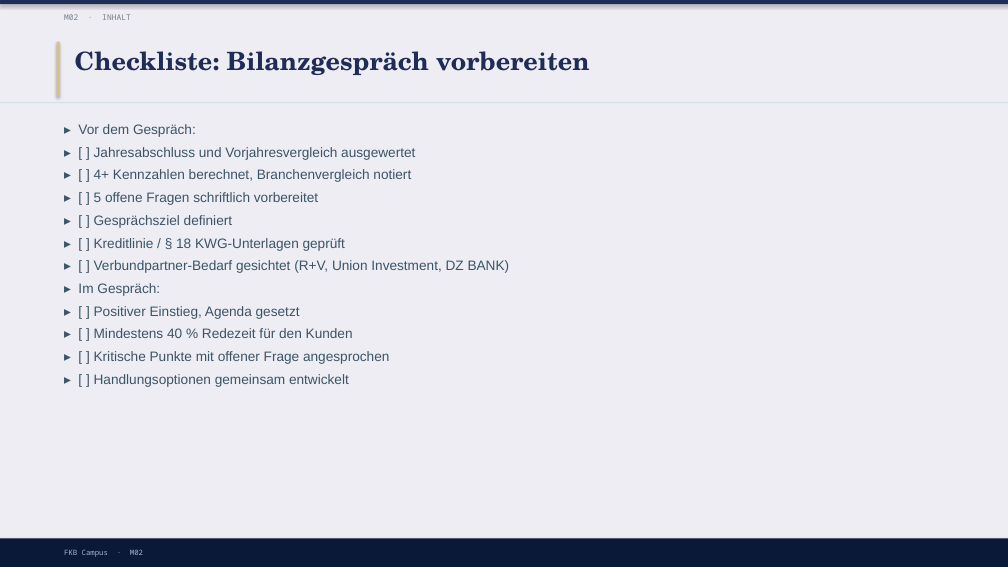
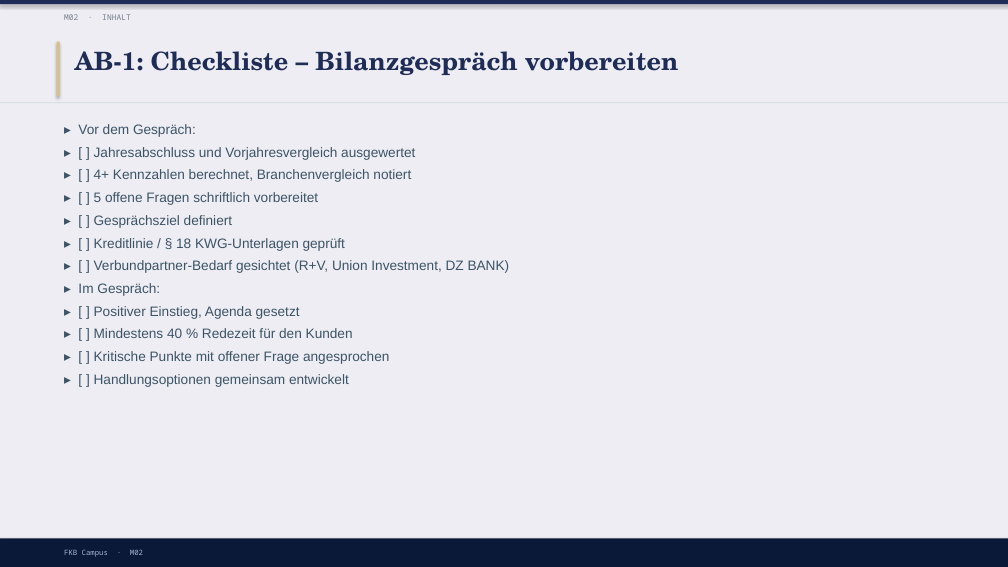
Before and after one commit to ck5rqc47pr-byte/firmenkundenakademie-online, a slide deck: slide 11 of protected-downloads/praesentation/M02.pptx. Drawn at 1008x567 pixels with LibreOffice and Linux fonts; fonts in the diff are those of the drawing. Boxes give left, top, right and bottom in pixels: in the first picture for what was removed or moved away, otherwise in the second. Text is boxed around its words. In the diff, an @@ line names an element or a change of style, - is before the commit and + after.

```diff
--- a/protected-downloads/praesentation/M02.pptx
+++ b/protected-downloads/praesentation/M02.pptx
@@ text at <box>75,51,679,75</box>: text changed @@
-Checkliste: Bilanzgespräch vorbereiten
+AB-1: Checkliste – Bilanzgespräch vorbereiten
```
Also in this commit, not shown: 41 other files.
